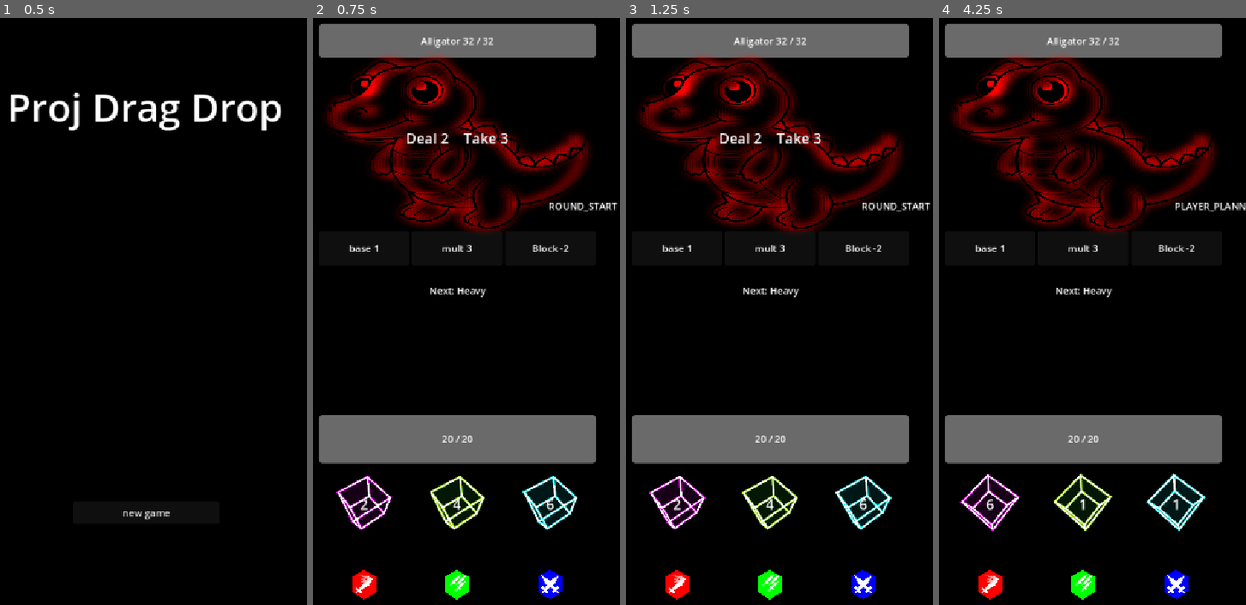
Above: before the commit, frames 1-4 (left to right).
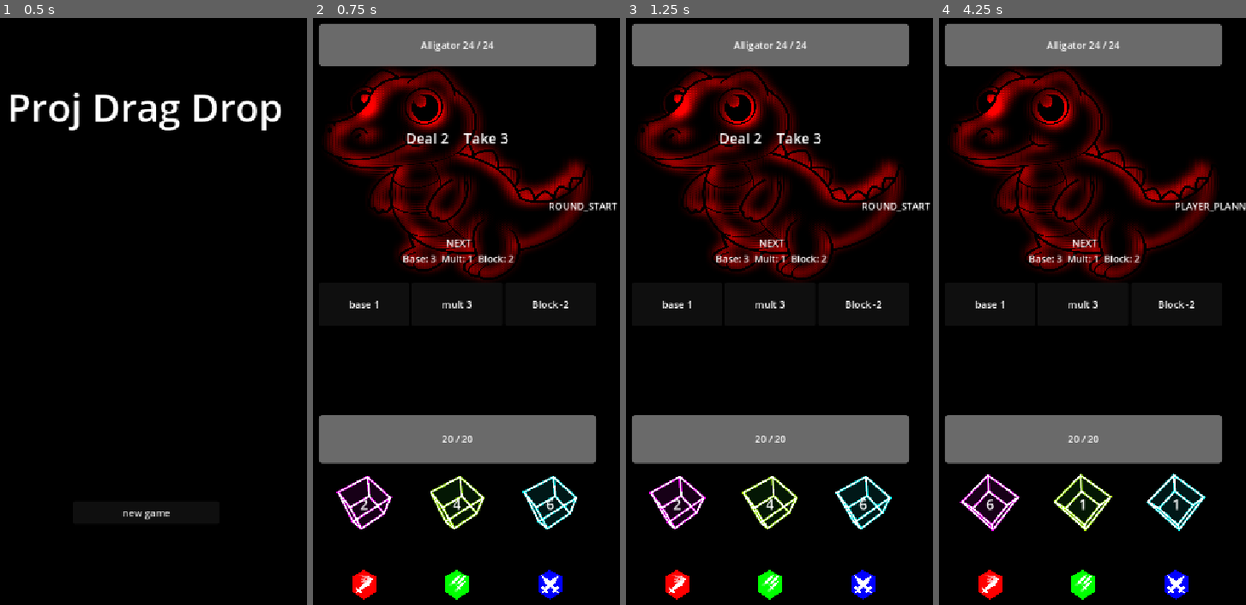
Above: after the commit, the same moments.

Repository: SeeCats/Drag-and-Drop
Game: Godot game, scene res://MainUI/main_menu/main_menu.tscn
Two runs of this game, one before a commit and one after it. Both use one fixed random seed, a clock stepped at 60 frames per second and the inputs below.
Inputs (mouse positions are in pixels of both pictures, inside the frame that each line leads up to):
- Up to frame 1 (0.5 s): no input
- Up to frame 2 (0.75 s): click "new game" at 0.5 s
- Up to frame 3 (1.25 s): no input
- Up to frame 4 (4.25 s): move the mouse to (1153, 311) at 1.27 s; press the mouse at (1153, 311) at 1.28 s; release the mouse at (1153, 311) at 2 s; drag from (1018, 376) to (1067, 481) at 2.02 s; move the mouse to (1117, 194) at 2.77 s; press the mouse at (1117, 194) at 2.78 s; release the mouse at (1117, 194) at 3.5 s; drag from (1067, 481) to (985, 241) at 3.52 s

Frame 1 is identical in both runs. In frame 2, 15% of the frame differs, in the area x 1-93%, y 3-50%; in frame 3, 15%; in frame 4, 15%.

Commit message:
testingrelicideas

Diff:
--- a/MainUI/combat_ui/announce.gd
+++ b/MainUI/combat_ui/announce.gd
@@ -25,8 +25,8 @@
 	preview_str = "Deal %d    Take %d" % [o.player.total, o.monster.total]
 	_refresh()
 
-func _on_preview_set(text: String) -> void:
-	preview_str = text
+func _on_preview_set(preview: String) -> void:
+	preview_str = preview
 	_refresh()
 
 func announce(announcement : String) -> void:
--- a/MainUI/combat_ui/combat_ui.tscn
+++ b/MainUI/combat_ui/combat_ui.tscn
@@ -35,7 +35,7 @@
 theme_override_constants/margin_bottom = 0
 
 [node name="Slime" type="Control" parent="VBoxContainer2/MarginContainer" unique_id=409098004]
-custom_minimum_size = Vector2(100, 400)
+custom_minimum_size = Vector2(100, 500)
 layout_mode = 2
 script = ExtResource("8_spawner")
 
@@ -65,7 +65,7 @@
 grow_vertical = 2
 
 [node name="CenterContainer" type="CenterContainer" parent="VBoxContainer2" unique_id=1744877064]
-custom_minimum_size = Vector2(200, 200)
+custom_minimum_size = Vector2(200, 100)
 layout_mode = 2
 
 [node name="MarginContainer2" type="MarginContainer" parent="VBoxContainer2" unique_id=380349769]
@@ -86,12 +86,12 @@
 offset_bottom = 378.0
 script = ExtResource("6_auw21")
 
-[node name="NextPattern" type="Label" parent="."]
+[node name="NextPattern" type="Label" parent="." unique_id=614381400]
 layout_mode = 0
-offset_left = 20.0
-offset_top = 470.0
-offset_right = 520.0
-offset_bottom = 510.0
+offset_left = 22.0
+offset_top = 391.0
+offset_right = 522.0
+offset_bottom = 431.0
+text = "Next:"
 horizontal_alignment = 1
-text = "Next:"
 script = ExtResource("9_nextpat")
--- a/MainUI/combat_ui/next_pattern.gd
+++ b/MainUI/combat_ui/next_pattern.gd
@@ -1,8 +1,7 @@
 extends Label
 
-# Lookahead hint: shows the ROLE (Type) of the monster's next pattern.
-# Reads CurrentRoll.next_pattern (published by monster.update_roll) — the type
-# is authored on the Pattern resource, not inferred from the numbers.
+# Lookahead hint: shows the monster's next roll. Type/role is conveyed by the
+# halo color instead. anti_type picks the defense label: BASE->Block, MULT->Miss.
 
 func _ready() -> void:
 	GlobalSignal.updated_roll.connect(_update)
@@ -10,4 +9,8 @@
 
 func _update() -> void:
 	var p: Pattern = CurrentRoll.next_pattern
-	text = "Next: " + (Pattern.Type.keys()[p.type].capitalize() if p else "—")
+	if not p:
+		text = "—"
+		return
+	var defense := "Block" if p.anti_type == Constants.RollIndex.BASE else "Miss"
+	text = "NEXT\nBase: %d  Mult: %d  %s: %d" % [p.base, p.mult, defense, p.anti]
--- a/MainUI/player_vbox/rotate.gd
+++ b/MainUI/player_vbox/rotate.gd
@@ -54,6 +54,8 @@
 
 
 func _input(event: InputEvent) -> void:
+	if CombatState.current_state != CombatState.State.PLAYER_PLANNING:
+		return   # only rotate during planning
 	if not event is InputEventMouseButton or event.button_index != MOUSE_BUTTON_LEFT:
 		return
 	swap_started = [zone1.swap_started, zone2.swap_started, zone3.swap_started]
--- a/MainUI/player_vbox/swap.gd
+++ b/MainUI/player_vbox/swap.gd
@@ -59,6 +59,8 @@
 
 
 func _input(event: InputEvent) -> void:
+	if CombatState.current_state != CombatState.State.PLAYER_PLANNING:
+		return   # only swap during planning
 	if not event is InputEventMouseButton or event.button_index != MOUSE_BUTTON_LEFT:
 		return
 	swap_started = [zone1.swap_started, zone2.swap_started, zone3.swap_started]
--- a/character/monster/alien/alien_pattern1.tres
+++ b/character/monster/alien/alien_pattern1.tres
@@ -4,6 +4,7 @@
 
 [resource]
 script = ExtResource("1_dujl3")
+type = 3
 base = 4
 anti = 0
 metadata/_custom_type_script = "uid://c8kxp3x8jkr5q"
--- a/character/monster/alien/alien_pattern2.tres
+++ b/character/monster/alien/alien_pattern2.tres
@@ -4,6 +4,7 @@
 
 [resource]
 script = ExtResource("1_htu8o")
+type = 3
 base = 6
 mult = 6
 anti = 0
--- a/character/monster/alligator/alligator.tscn
+++ b/character/monster/alligator/alligator.tscn
@@ -33,8 +33,8 @@
 [node name="HpBar" parent="VBar" unique_id=2040145802 instance=ExtResource("5_l0uat")]
 layout_mode = 2
 size_flags_vertical = 3
-max_hp = 32
-current_hp = 32
+max_hp = 24
+current_hp = 24
 
 [node name="TextureRect" type="TextureRect" parent="VBar" unique_id=674502162]
 layout_mode = 2
--- a/character/monster/alligator/alligator_pattern1.tres
+++ b/character/monster/alligator/alligator_pattern1.tres
@@ -4,6 +4,7 @@
 
 [resource]
 script = ExtResource("1_xvr5j")
+type = 1
 base = 1
 mult = 3
 anti = 2
--- a/character/monster/ghost/ghost_pattern1.tres
+++ b/character/monster/ghost/ghost_pattern1.tres
@@ -4,6 +4,7 @@
 
 [resource]
 script = ExtResource("1_iwfhe")
+type = 1
 base = 2
 mult = 5
 anti = 1
--- a/character/monster/ghost/ghost_pattern3.tres
+++ b/character/monster/ghost/ghost_pattern3.tres
@@ -4,6 +4,7 @@
 
 [resource]
 script = ExtResource("1_svwe0")
+type = 2
 base = 2
 mult = 2
 anti = 4
--- a/character/monster/ghost/ghost_pattern4.tres
+++ b/character/monster/ghost/ghost_pattern4.tres
@@ -4,6 +4,7 @@
 
 [resource]
 script = ExtResource("1_twuns")
+type = 2
 base = 2
 mult = 2
 anti = 4
--- a/character/monster/slime/slime.tscn
+++ b/character/monster/slime/slime.tscn
@@ -3,7 +3,10 @@
 [ext_resource type="Script" uid="uid://dejufjfkb86ps" path="res://character/monster/monster.gd" id="1_d0eh7"]
 [ext_resource type="Script" uid="uid://c8kxp3x8jkr5q" path="res://character/monster/pattern/pattern.gd" id="2_3jb3s"]
 [ext_resource type="Resource" uid="uid://dxf61klyp1cp" path="res://character/monster/slime/slime_pattern1.tres" id="3_qa4hc"]
+[ext_resource type="Resource" uid="uid://k8e2s6vd017f" path="res://character/monster/slime/slime_patternb.tres" id="4_jxgeq"]
 [ext_resource type="Resource" uid="uid://csklla27ja7el" path="res://character/monster/slime/slime_pattern2.tres" id="4_yrb4l"]
+[ext_resource type="Resource" uid="uid://ccvql6ovo0s7j" path="res://character/monster/slime/slime_pattern3.tres" id="5_80xjw"]
+[ext_resource type="Resource" uid="uid://diw3oeyqf4hoq" path="res://character/monster/slime/slime_pattern4.tres" id="6_jxgeq"]
 [ext_resource type="Texture2D" uid="uid://bkesy1modryic" path="res://asset/icon/edurs34-minecraft-8036149.png" id="6_kr13b"]
 [ext_resource type="PackedScene" uid="uid://c0r8nlvy33p64" path="res://character/monster/hp_bar.tscn" id="6_r0b23"]
 [ext_resource type="Script" uid="uid://bqfts427ymh43" path="res://character/monster/slime/current_roll.gd" id="9_hekce"]
@@ -18,7 +21,7 @@
 grow_horizontal = 2
 grow_vertical = 2
 script = ExtResource("1_d0eh7")
-pattern_list = Array[ExtResource("2_3jb3s")]([ExtResource("3_qa4hc"), ExtResource("4_yrb4l")])
+pattern_list = Array[ExtResource("2_3jb3s")]([ExtResource("3_qa4hc"), ExtResource("4_jxgeq"), ExtResource("4_yrb4l"), ExtResource("5_80xjw"), ExtResource("6_jxgeq")])
 hp = NodePath("VBar/HpBar")
 
 [node name="VBar" type="VBoxContainer" parent="." unique_id=1503022876]
@@ -32,6 +35,8 @@
 [node name="HpBar" parent="VBar" unique_id=2040145802 instance=ExtResource("6_r0b23")]
 layout_mode = 2
 size_flags_vertical = 3
+max_hp = 25
+current_hp = 25
 
 [node name="TextureRect" type="TextureRect" parent="VBar" unique_id=674502162]
 layout_mode = 2
--- a/character/monster/slime/slime_pattern2.tres
+++ b/character/monster/slime/slime_pattern2.tres
@@ -4,6 +4,7 @@
 
 [resource]
 script = ExtResource("1_kekps")
+type = 1
 mult = 5
 anti_type = 1
 metadata/_custom_type_script = "uid://c8kxp3x8jkr5q"
--- a/character/monster/slime/slime_pattern3.tres
+++ b/character/monster/slime/slime_pattern3.tres
@@ -4,7 +4,9 @@
 
 [resource]
 script = ExtResource("1_43scc")
-mult = 3
+type = 2
+base = 2
+mult = 2
 anti = 4
 anti_type = 1
 metadata/_custom_type_script = "uid://c8kxp3x8jkr5q"
--- a/character/monster/slime/slime_pattern4.tres
+++ b/character/monster/slime/slime_pattern4.tres
@@ -4,6 +4,7 @@
 
 [resource]
 script = ExtResource("1_r30q6")
+type = 3
 base = 6
 mult = 6
 anti = 0
--- /dev/null
+++ b/character/monster/slime/slime_patternb.tres
@@ -0,0 +1,11 @@
+[gd_resource type="Resource" script_class="Pattern" format=3 uid="uid://k8e2s6vd017f"]
+
+[ext_resource type="Script" uid="uid://c8kxp3x8jkr5q" path="res://character/monster/pattern/pattern.gd" id="1_myjxe"]
+
+[resource]
+script = ExtResource("1_myjxe")
+type = 2
+base = 1
+mult = 1
+anti = 4
+metadata/_custom_type_script = "uid://c8kxp3x8jkr5q"
Not shown: 1 places in MainUI/combat_ui/combat_ui.tscn that only renumber resources
Not shown, changed: export_presets.cfg
Not shown, changed: CLAUDE.md
Not shown, changed: HISTORY.md
Not shown, changed: docs/game-design-document.md
